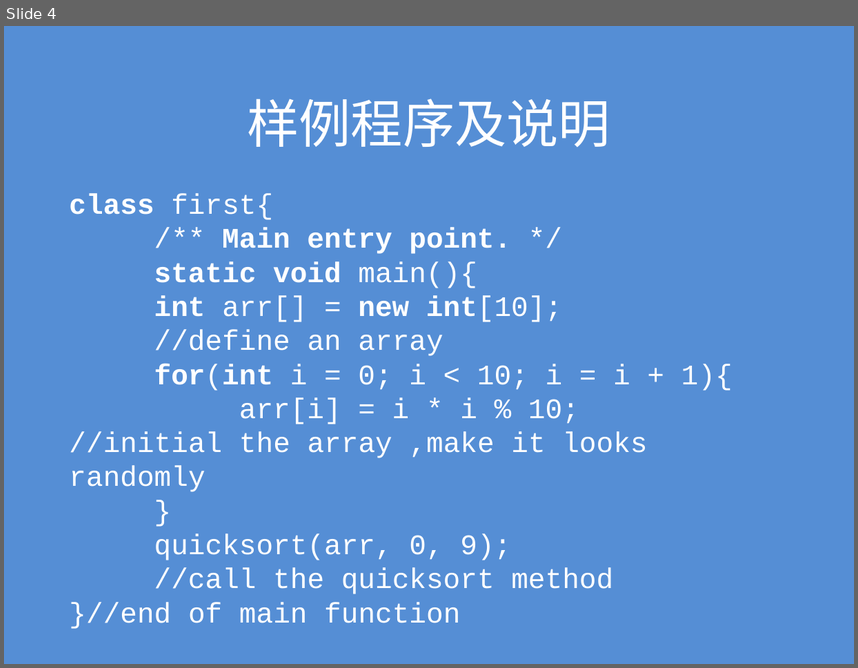
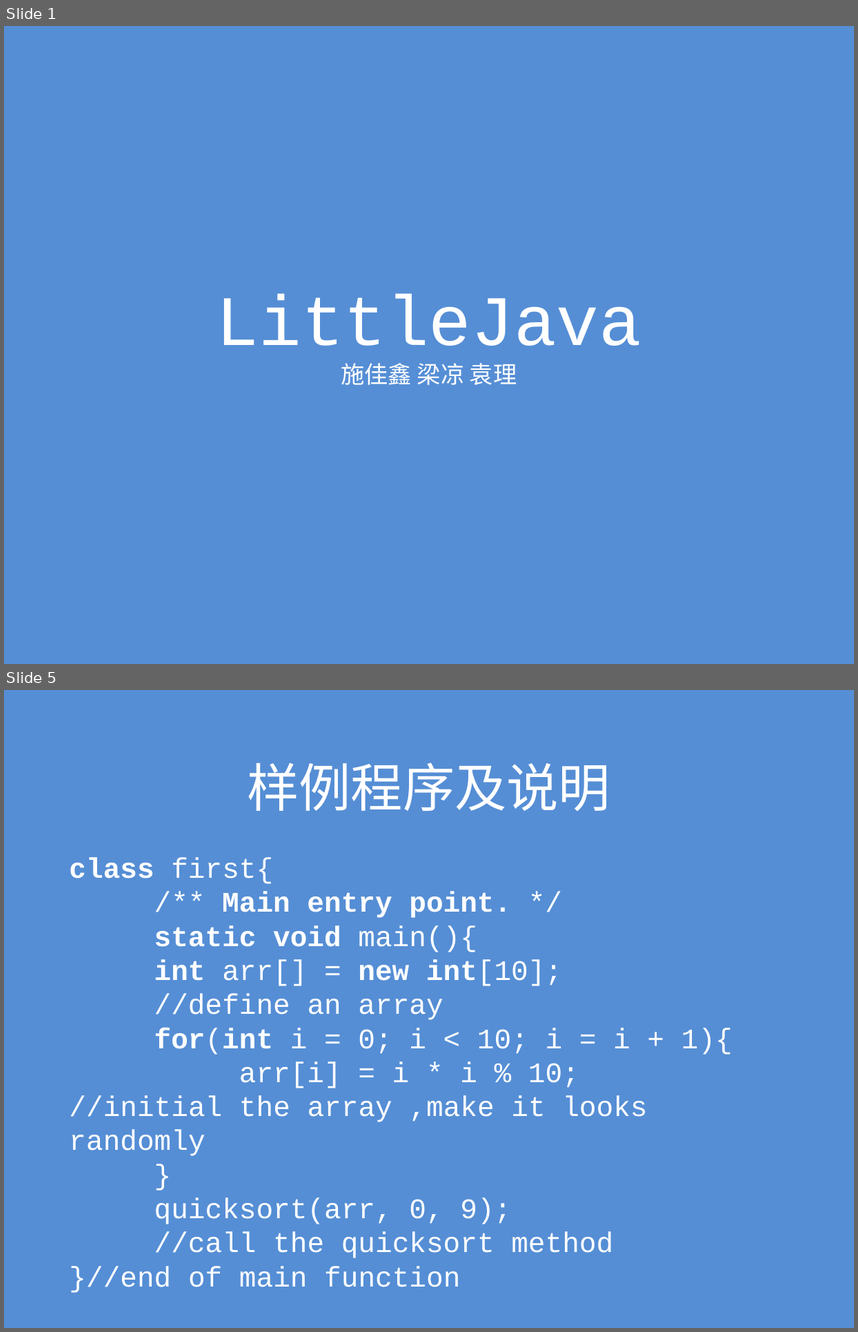
Before and after one commit to lilolelalu/jacc, a slide deck: submit/LittleJava语言简介.pptx. Shown one above the other, each under a label of ours: slide 4 before the commit, slides 1 and 5 after it; the slides between them are not shown. The pictures are 858x668 and 858x1332 pixels, drawn with LibreOffice and Linux fonts; fonts in the diff are those of the drawing. Boxes give left, top, right and bottom in pixels: in the first picture for what was removed or moved away, otherwise in the second. Text is boxed around its words. In the diff, an @@ line names an element or a change of style, - is before the commit and + after.

```diff
--- a/submit/LittleJava语言简介.pptx
+++ b/submit/LittleJava语言简介.pptx
@@ slide 1 added at (4,26,854,664), background #558ED5 @@
@@ text added at (217,294,642,385), 60 pt, text #FFFFFF @@
+LittleJava
+施佳鑫 梁凉 袁理
@@ what was slide 4 is now slide 5 @@
```
Also in this commit, not shown: 3 slides changed, 1 other file.
